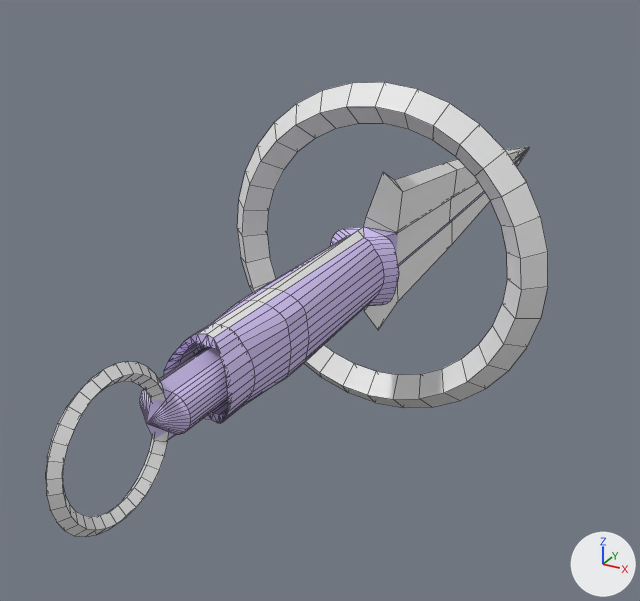
Two versions of the Blender file dev_files_donot_use_for_server/blender_files/jdeivid/ruina/v2/dagger_v2.blend, one commit apart.
Rendered twice from a 50 mm camera at (13.9, -25.3, 12.6) aimed at (-2.1, 3.8, -2.0). The axes (+X, +Y, +Z) are drawn at lower right. The lights are the same throughout. Mesh edges are drawn as thin lines.

The first picture shows 'dagger_v2'.
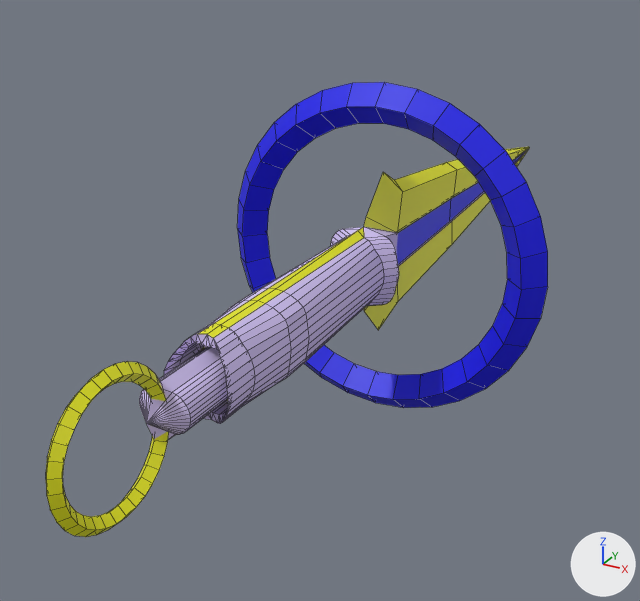
What differs and where, as boxes (x1, y1, x2, y2) in the pictures (640 x 601 px):
'dagger_v2', recoloured
    both: (46, 82, 548, 537)

The change, as a list of edits to the scene's bpy script:
```text
Change mat_blue:
    mat_blue.base_color: (0.8, 0.8, 0.8) -> (0.000477, 0.0, 0.8)  # white #e7e7e7 -> blue #0200e7
Change mat_c_frying_pan_gold:
    mat_c_frying_pan_gold.base_color: (0.8, 0.8, 0.8) -> (0.794, 0.801, 0.00644)  # white #e7e7e7 -> yellow #e6e713
```
